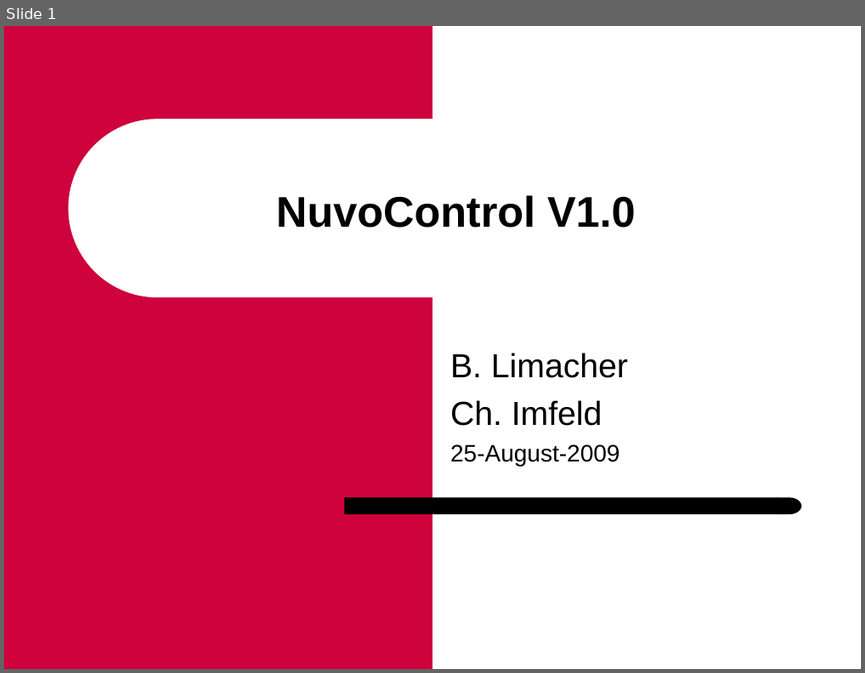
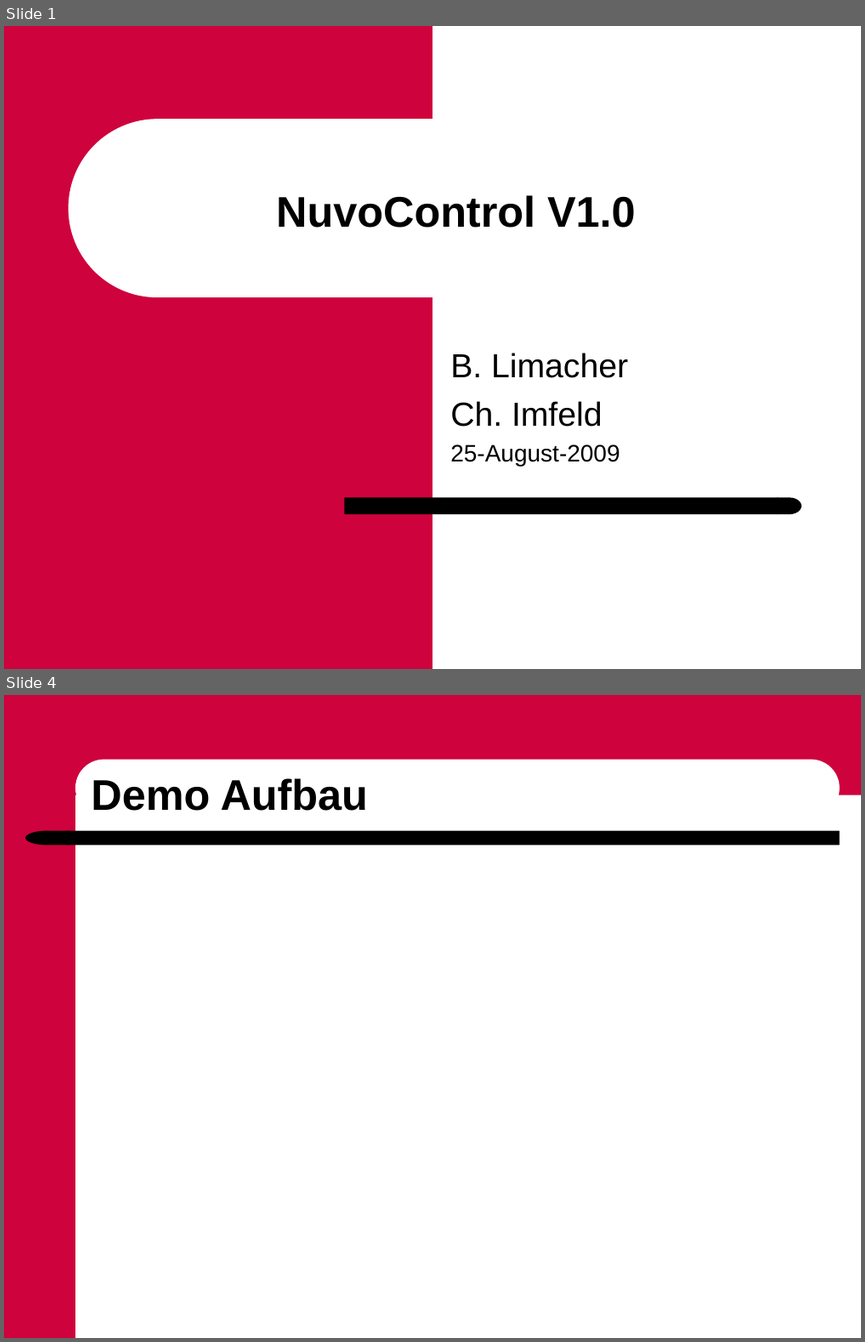
Before and after one commit to ImfeldC/NuvoControl, a slide deck: UserDocumentation/NuvoContro_7100_ProjektPräsentation.ppt. Shown one above the other, each under a label of ours: slide 1 before the commit, slides 1 and 4 after it; the slides between them are not shown. The pictures are 865x673 and 865x1342 pixels, drawn with LibreOffice and Linux fonts; fonts in the diff are those of the drawing; background and template pictures are left out. Boxes give left, top, right and bottom in pixels: in the first picture for what was removed or moved away, otherwise in the second. Text is boxed around its words. In the diff, an @@ line names an element or a change of style, - is before the commit and + after.

```diff
--- a/UserDocumentation/NuvoContro_7100_ProjektPräsentation.ppt
+++ b/UserDocumentation/NuvoContro_7100_ProjektPräsentation.ppt
@@ slide 4 added at (4, 695, 861, 1338), background #FFFFFF @@
@@ rectangle added at (4, 695, 75, 1338), fill #CE023C @@
@@ rectangle added at (69, 695, 861, 795), fill #CE023C @@
@@ rounded rectangle added at (75, 760, 840, 817), fill #FFFFFF @@
@@ title added at (91, 778, 368, 811), 36 pt, text #000000, bold @@
+Demo Aufbau
@@ flow chart delay added at (25, 830, 69, 845), fill #000000 @@
@@ rounded rectangle added at (68, 830, 840, 845), fill #000000 @@
```
Also in this commit, not shown: 6 other slides added.
